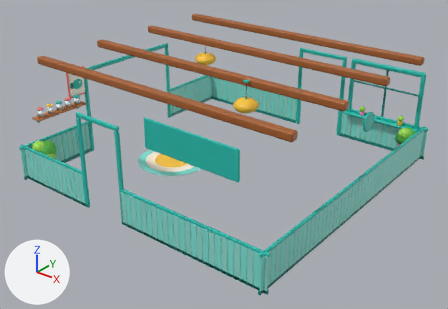
The FBX model EvolutionShop/Assets/EvolutionShop/Resources/Art/GrowthKit/UnitADressing.fbx: old version first, new version second.
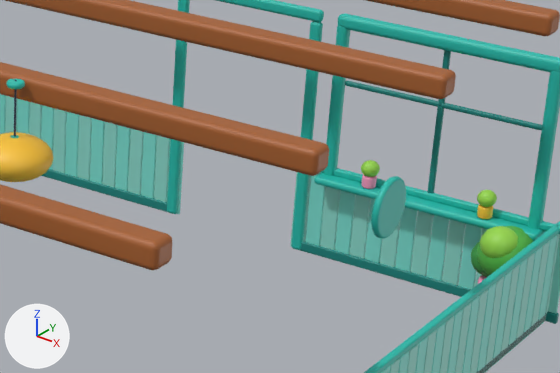
Each version is shown whole from a 50 mm camera at (9.52, -12.17, 7.9) aimed at (0.16, -0.47, 0.64), then close up on the part from 54% to 95% of the width and 17% to 57% of the height. Every picture has the same lights, and +X, +Y and +Z are marked at lower left. The older version's two pictures come first. Where no turn or scale is listed for an object, it has been applied to the vertices. Vertices at exactly the same position are counted once.

Names of what the first close-up shows: 'UnitADressing mesh'.
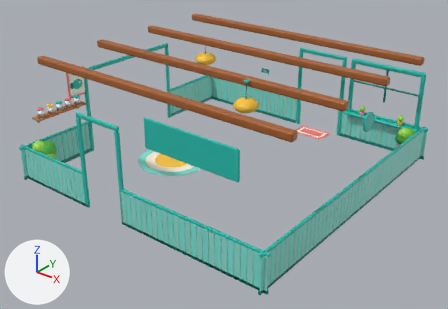
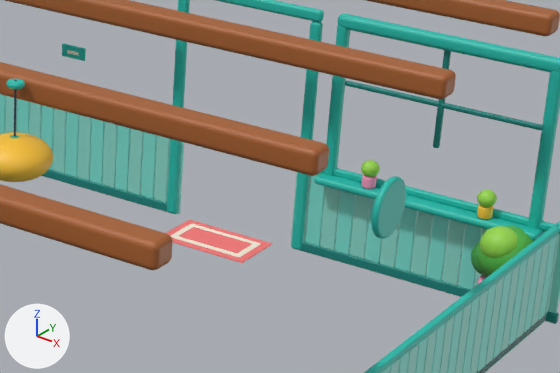
Diff of the bpy script that builds the scene:
```diff
--- a/EvolutionShop/Assets/EvolutionShop/Resources/Art/GrowthKit/UnitADressing.fbx.py
+++ b/EvolutionShop/Assets/EvolutionShop/Resources/Art/GrowthKit/UnitADressing.fbx.py
@@ me_cube_201 @@
 # used by ob_unitadressing_mesh; location = (0.0, 0.0, 0.0)
-me_cube_201.from_pydata(...)  # 37648 vertices, 38138 faces; spans x -4.0..4.0, y -4.0..4.0, z 0.0..3.2
+me_cube_201.from_pydata(...)  # 38808 vertices, 39422 faces; spans x -4.0..4.0, y -4.0..4.0, z 0.0..3.2
+# me_cube_201 part 1: a new loose piece, a box spanning x 0.08..0.92, y 3.28..3.72, z 0.014..0.018, in mat_gk_cream (pale yellow #fff3df)
+# me_cube_201 part 2: a new loose piece, a box spanning x 0.15..0.85, y 3.35..3.65, z 0.0175..0.0205, in mat_gk_coral (red #ff7a7a)
+# me_cube_201 part 3: the loose piece of 152 vertices spanning x -4.0..-0.2, y 3.84..3.9, z 0.0..0.1 is copied, and the copy is scaled about its middle by (0.0763, 0.306, 1.52), then moved by (0.5, 0.02, 1.45), in mat_gk_teal (cyan #22bfb0); it spans x -1.75..-1.45, y 3.88..3.9, z 1.43..1.57
+# me_cube_201 part 4: a new loose piece of 152 vertices spanning x 0.0..1.0, y 3.2..3.8, z 0.0..0.02, in mat_gk_coral (red #ff7a7a)
+# me_cube_201 part 5
+# 76 vertices in x 2.57..2.63, y 3.86..3.91, z 0.9..0.92 move by (0.0, 0.0, 0.52)
+# other edits to the shape of me_cube_201 do not show in these pictures
 me_cube_201.materials.append(mat_gk_panel)
```

Boxes [x1, y1, x2, y2] around the edits, measured in the close-ups (560 x 373 px; the box of a moved part takes in the faces that stretch with it):
part 1 of me_cube_201, added: after [171, 223, 261, 258]
part 2 of me_cube_201, added (red): after [179, 227, 252, 253]
part 3 of me_cube_201, added: after [62, 43, 86, 61]
part 4 of me_cube_201, added (red): after [166, 219, 272, 263]
part 5 of me_cube_201, moved or reshaped: before [427, 51, 451, 193]; after [433, 51, 451, 148]
